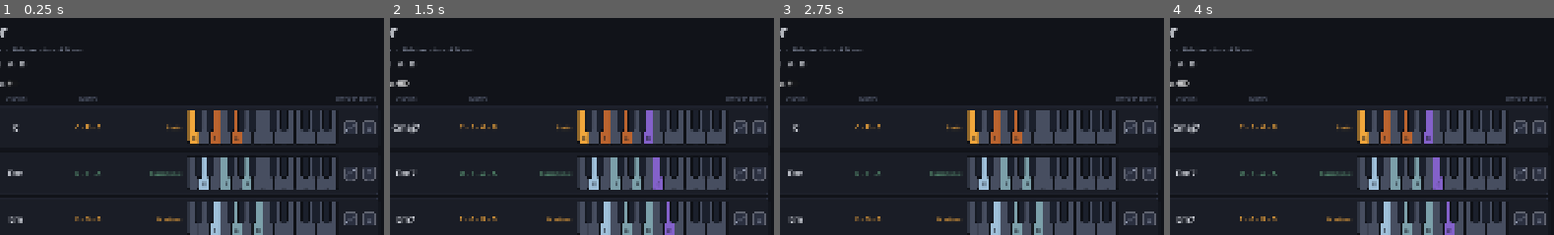
Above: before the commit, frames 1-4 (left to right).
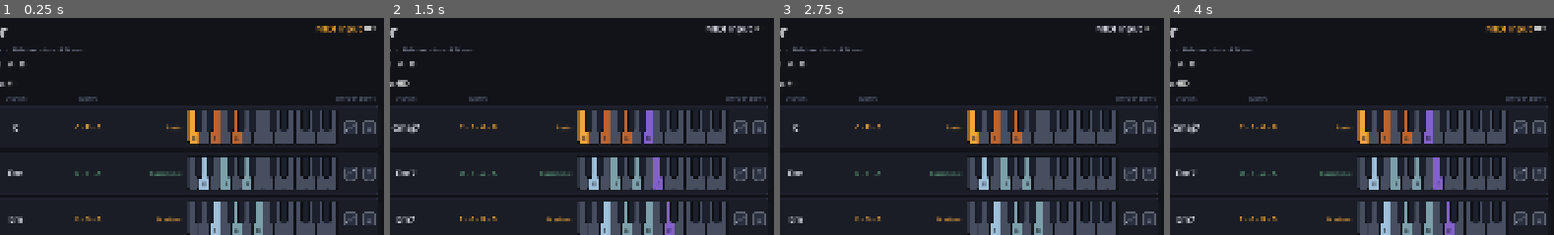
Above: after the commit, the same moments.

Repository: Square-Atom/mic
Game: Godot game, scene res://scenes/main.tscn
Same seed, same stepped clock (60 frames per second), same inputs: the game is played once before the commit and once after it.
Inputs (mouse positions are % of the whole screen's width and height, from its top left):
- Up to frame 1 (0.25 s): no input
- Up to frame 2 (1.5 s): click (54, 5) at 0.5 s, where only the run after the commit has a clickable "MIDI Input"; click "Show 7th chords" at 1.25 s
- Up to frame 3 (2.75 s): click "Show 7th chords" at 2 s
- Up to frame 4 (4 s): click (54, 5) at 2.75 s, where only the run after the commit has a clickable "MIDI Input"; click "Show 7th chords" at 3.5 s
The pictures show only the part of the screen within x 9-59%, y 3-53%; the shares and areas given below are measured in that part.

The runs differ from the first frame. In frame 1, 0.4% of the frame differs, in the area x 82-98%, y 3-7%; in frame 2, 0.3%; in frame 3, 0.3%; in frame 4, 0.4%.

Commit message:
Let a MIDI controller play the keyboards
A "MIDI Input" toggle sits in the panel's top-right corner, on by default.
While it is on, a controller triggers the on-screen keys over C4-B5.

MidiInput is an autoload that talks only to AppState, turning controller
events into the same activate_note() call the on-screen keys already make.
Nothing else in the app knows or cares where a note came from - the same
seam that absorbed the audio layer absorbed this one unchanged.

Notes outside the two displayed octaves are folded in by whole octaves
rather than dropped. A 49-key controller spans four octaves, so ignoring
them would leave most of the keyboard dead; folding keeps the pitch class,
so a C anywhere plays a C here, and only the octave is lost.

Velocity scales each voice's volume. play_stream() takes a per-voice
volume_db, so this was nearly free, and it matters because every tone is
rendered at the same peak - without it the controller feels like a
typewriter.

Held keys are outlined on EVERY row, drawn over the fill rather than
replacing it so a key that is both a chord tone and under a finger keeps its
chord colour. That turns the controller into a way of asking which chords in
the key contain the note being played.

Three details that only showed up by pushing synthetic events through the
real input path:

- A note-on with zero velocity is how many controllers send note-off, so it
  has to be treated as a release or keys stick on forever.
- Turning the toggle off clears held notes: nothing will deliver the
  note-offs once the ports close, and the highlights would stay lit.
- Ports are opened only while the toggle is on, so an idle app does not
  claim a controller another program might want.

Note-off clears the highlight but does not stop the sound - the tones are
one-shot with a fixed decay, so there is nothing to cut short.

Also folds a duplicate: the C4-B5 range was stated separately in ToneBank
and PianoKeyboard, and octave folding would have made a third copy.
MusicTheory now owns it.

Co-Authored-By: Claude Opus 5 <noreply@anthropic.com>

Diff:
--- a/project.godot
+++ b/project.godot
@@ -19,6 +19,7 @@
 
 AppState="*res://scripts/app_state.gd"
 ChordPlayer="*res://scripts/audio/chord_player.gd"
+MidiInput="*res://scripts/audio/midi_input.gd"
 
 [display]
 
--- a/scenes/chord_panel.tscn
+++ b/scenes/chord_panel.tscn
@@ -18,23 +18,39 @@
 layout_mode = 2
 theme_override_constants/separation = 8
 
-[node name="KeyTitle" type="Label" parent="Margin/VBox" unique_id=86013964]
+[node name="TopRow" type="HBoxContainer" parent="Margin/VBox"]
+layout_mode = 2
+
+[node name="KeyBlock" type="VBoxContainer" parent="Margin/VBox/TopRow"]
+layout_mode = 2
+size_flags_horizontal = 3
+theme_override_constants/separation = 8
+
+[node name="KeyTitle" type="Label" parent="Margin/VBox/TopRow/KeyBlock" unique_id=86013964]
 unique_name_in_owner = true
 layout_mode = 2
 theme_override_font_sizes/font_size = 38
 text = "C Major"
 
-[node name="KeyInfo" type="Label" parent="Margin/VBox" unique_id=939779141]
+[node name="KeyInfo" type="Label" parent="Margin/VBox/TopRow/KeyBlock" unique_id=939779141]
 unique_name_in_owner = true
 layout_mode = 2
 theme_override_font_sizes/font_size = 15
 text = "no sharps or flats"
 
-[node name="ScaleNotes" type="Label" parent="Margin/VBox" unique_id=326164906]
+[node name="ScaleNotes" type="Label" parent="Margin/VBox/TopRow/KeyBlock" unique_id=326164906]
 unique_name_in_owner = true
 layout_mode = 2
 theme_override_font_sizes/font_size = 20
 text = "C   D   E   F   G   A   B"
+
+[node name="MidiToggle" type="CheckButton" parent="Margin/VBox/TopRow"]
+unique_name_in_owner = true
+layout_mode = 2
+size_flags_vertical = 0
+theme_override_font_sizes/font_size = 22
+button_pressed = true
+text = "MIDI Input"
 
 [node name="Sep" type="HSeparator" parent="Margin/VBox" unique_id=1292688559]
 layout_mode = 2
--- a/scripts/app_state.gd
+++ b/scripts/app_state.gd
@@ -13,10 +13,16 @@
 ## Sound requests, in MIDI notes rather than pitch classes: what to play needs
 ## an octave, and the voicing is decided before it gets here.
 signal chord_activated(notes: PackedInt32Array, arpeggiate: bool)
-signal note_activated(midi: int)
+signal note_activated(midi: int, volume_db: float)
+## Which notes are being physically held down on a controller.
+signal held_notes_changed(held: Dictionary)
+signal midi_enabled_changed(enabled: bool)
 
 var selected_key: KeyDef = MusicTheory.key_at(0, KeyDef.Mode.MAJOR)
 var show_sevenths: bool = false
+var midi_enabled: bool = true
+## Used as a set: the keys are MIDI notes currently held down.
+var held_notes := {}
 
 
 ## Select a key by circle position, mode and spelling. No-ops (and stays silent)
@@ -38,8 +44,31 @@
 
 ## Ask for a single note. Emitting through AppState rather than letting the UI
 ## talk to the audio layer directly is what keeps the two unaware of each other.
-func activate_note(midi: int) -> void:
-	note_activated.emit(midi)
+func activate_note(midi: int, volume_db: float = 0.0) -> void:
+	note_activated.emit(midi, volume_db)
+
+
+## Mark a note as physically held, so the keyboards can show it pressed. This
+## is separate from activate_note: sounding a note and holding a key down are
+## different events, and only one of them repeats while you keep your finger
+## on it.
+func set_note_held(midi: int, held: bool) -> void:
+	if held:
+		held_notes[midi] = true
+	else:
+		held_notes.erase(midi)
+	held_notes_changed.emit(held_notes)
+
+
+func set_midi_enabled(enabled: bool) -> void:
+	if enabled == midi_enabled:
+		return
+	midi_enabled = enabled
+	if not enabled and not held_notes.is_empty():
+		# Nothing will send the note-offs once input is closed.
+		held_notes.clear()
+		held_notes_changed.emit(held_notes)
+	midi_enabled_changed.emit(midi_enabled)
 
 
 ## Ask for a chord, either spread out in order or struck all at once.
--- a/scripts/audio/chord_player.gd
+++ b/scripts/audio/chord_player.gd
@@ -55,10 +55,10 @@
 	_warm_next += 1
 
 
-func play_note(midi: int) -> void:
+func play_note(midi: int, volume_db: float = 0.0) -> void:
 	if _playback == null:
 		return
-	_playback.play_stream(_bank.tone_for(midi))
+	_playback.play_stream(_bank.tone_for(midi), 0.0, volume_db)
 
 
 func _on_chord_activated(notes: PackedInt32Array, arpeggiate: bool) -> void:
--- /dev/null
+++ b/scripts/audio/midi_input.gd
@@ -0,0 +1,75 @@
+extends Node
+
+## Lets a MIDI controller play the on-screen keyboards.
+##
+## Like the audio layer, this talks only to AppState: it turns controller
+## events into the same activate_note() call the on-screen keys already make,
+## so nothing else in the app knows or cares where a note came from.
+##
+## Godot's MIDI support is input only, which is all this needs. Ports are held
+## open only while the toggle is on, so an unused controller is not claimed.
+
+## Softest and loudest a struck key can sound. Every tone is rendered at the
+## same peak, so without this the controller would feel like a typewriter.
+const QUIETEST_DB := -22.0
+const LOUDEST_DB := 0.0
+## MIDI velocity is 1-127; 0 means note-off sent as a note-on.
+const MAX_VELOCITY := 127.0
+
+var _open := false
+
+
+func _ready() -> void:
+	AppState.midi_enabled_changed.connect(_on_midi_enabled_changed)
+	_set_open(AppState.midi_enabled)
+
+
+func _exit_tree() -> void:
+	_set_open(false)
+
+
+func _on_midi_enabled_changed(enabled: bool) -> void:
+	_set_open(enabled)
+
+
+func _set_open(open: bool) -> void:
+	if open == _open:
+		return
+	_open = open
+	if open:
+		OS.open_midi_inputs()
+	else:
+		OS.close_midi_inputs()
+
+
+func _input(event: InputEvent) -> void:
+	if not _open or event is not InputEventMIDI:
+		return
+	var midi := event as InputEventMIDI
+	match midi.message:
+		MIDI_MESSAGE_NOTE_ON:
+			# A note-on with zero velocity is how many controllers say note-off.
+			if midi.velocity > 0:
+				_press(midi.pitch, midi.velocity)
+			else:
+				_release(midi.pitch)
+		MIDI_MESSAGE_NOTE_OFF:
+			_release(midi.pitch)
+
+
+func _press(pitch: int, velocity: int) -> void:
+	var midi := MusicTheory.fold_into_range(pitch)
+	AppState.activate_note(midi, _velocity_db(velocity))
+	AppState.set_note_held(midi, true)
+	get_viewport().set_input_as_handled()
+
+
+func _release(pitch: int) -> void:
+	# The tones decay on their own, so a release only clears the highlight -
+	# there is no note to cut short.
+	AppState.set_note_held(MusicTheory.fold_into_range(pitch), false)
+	get_viewport().set_input_as_handled()
+
+
+func _velocity_db(velocity: int) -> float:
+	return lerpf(QUIETEST_DB, LOUDEST_DB, clampf(velocity / MAX_VELOCITY, 0.0, 1.0))
--- a/scripts/audio/tone_bank.gd
+++ b/scripts/audio/tone_bank.gd
@@ -17,9 +17,9 @@
 ## The fundamental is 34 dB down by this point, so a longer tail is inaudible
 ## and only costs render time.
 const DURATION := 1.5
-## Nothing is asked for outside this range - it is exactly what the keyboard shows.
-const LOWEST_MIDI := 60   # C4
-const HIGHEST_MIDI := 83  # B5
+## Nothing is asked for outside the app's range, which MusicTheory defines.
+const LOWEST_MIDI := MusicTheory.LOWEST_MIDI
+const HIGHEST_MIDI := MusicTheory.HIGHEST_MIDI
 
 ## Partials in the tone. Eight is safe at this mix rate: the highest note is
 ## just under 988 Hz, so its eighth harmonic stays well under the 11 kHz
--- a/scripts/theory/music_theory.gd
+++ b/scripts/theory/music_theory.gd
@@ -179,8 +179,25 @@
 	return DEGREE_FAMILIES[wrapi(chord.degree, 0, 7)]
 
 
-## MIDI note of C4, the bottom of the range the app sounds and displays.
-const VOICING_BASE_MIDI := 60
+## The range the app displays and sounds: two octaves up from C4, ending on B5.
+## Stated here so the keyboard, the tone bank and MIDI folding all agree.
+const VOICING_BASE_MIDI := 60  # C4
+const RANGE_OCTAVES := 2
+const LOWEST_MIDI := VOICING_BASE_MIDI
+const HIGHEST_MIDI := VOICING_BASE_MIDI + RANGE_OCTAVES * 12 - 1  # B5
+
+
+## Shift a note by whole octaves until it lands on the keyboard.
+##
+## A controller spans far more than two octaves, so most of it would otherwise
+## do nothing. Folding keeps the pitch class, so a C anywhere on the controller
+## lights a C here - what is lost is only which octave it was played in.
+static func fold_into_range(midi: int) -> int:
+	while midi < LOWEST_MIDI:
+		midi += 12
+	while midi > HIGHEST_MIDI:
+		midi -= 12
+	return midi
 
 
 ## The chord as MIDI notes, in root position.
--- a/scripts/ui/chord_panel.gd
+++ b/scripts/ui/chord_panel.gd
@@ -12,6 +12,7 @@
 @onready var _key_info: Label = %KeyInfo
 @onready var _scale_notes: Label = %ScaleNotes
 @onready var _sevenths_toggle: CheckButton = %SeventhsToggle
+@onready var _midi_toggle: CheckButton = %MidiToggle
 @onready var _rows_box: VBoxContainer = %Rows
 
 var _rows: Array[ChordRow] = []
@@ -38,6 +39,8 @@
 
 	_sevenths_toggle.button_pressed = AppState.show_sevenths
 	_sevenths_toggle.toggled.connect(_on_sevenths_toggled)
+	_midi_toggle.button_pressed = AppState.midi_enabled
+	_midi_toggle.toggled.connect(AppState.set_midi_enabled)
 	AppState.key_changed.connect(_on_key_changed)
 	AppState.sevenths_changed.connect(_on_sevenths_changed)
 	_refresh()
--- a/scripts/ui/chord_row.gd
+++ b/scripts/ui/chord_row.gd
@@ -42,6 +42,10 @@
 	_keyboard.key_pressed.connect(_on_keyboard_key_pressed)
 	_play_in_order.pressed.connect(_on_play_in_order)
 	_play_together.pressed.connect(_on_play_together)
+	# Every row shows the held note, which turns the controller into a way of
+	# asking "which of these chords contains the note I am playing?".
+	AppState.held_notes_changed.connect(_keyboard.set_held)
+	_keyboard.set_held(AppState.held_notes)
 	# set_chord may have been called before the node was ready; apply it now.
 	if _chord != null:
 		_apply()
--- a/scripts/ui/piano_key.gd
+++ b/scripts/ui/piano_key.gd
@@ -20,6 +20,10 @@
 
 ## Smallest legible label. Below this the text is dropped rather than drawn
 ## as an unreadable smudge - which is what happens on a narrow black key.
+## Outline drawn around a key being physically held on a controller.
+const HELD_BORDER_WIDTH := 2.5
+const HELD_INSET := 1.0
+
 const MIN_LABEL_FONT_SIZE := 8
 const LABEL_BOTTOM_MARGIN := 6.0
 
@@ -41,6 +45,15 @@
 var highlight_base: Color = Palette.ACCENT:
 	set(value):
 		highlight_base = value
+		queue_redraw()
+
+## Whether a controller key is down on this note. Independent of `_state`: a
+## key can be a chord tone and held at the same time.
+var held: bool = false:
+	set(value):
+		if value == held:
+			return
+		held = value
 		queue_redraw()
 
 var _state: int = State.NORMAL
@@ -119,6 +132,12 @@
 	var fill := _fill_color()
 	_style.bg_color = fill
 	draw_style_box(_style, Rect2(Vector2.ZERO, size))
+	if held:
+		var inset := HELD_BORDER_WIDTH * 0.5 + HELD_INSET
+		draw_rect(
+			Rect2(Vector2.ONE * inset, size - Vector2.ONE * inset * 2.0),
+			Palette.TEXT, false, HELD_BORDER_WIDTH
+		)
 	_draw_label()
 
 
--- a/scripts/ui/piano_keyboard.gd
+++ b/scripts/ui/piano_keyboard.gd
@@ -20,8 +20,8 @@
 
 signal key_pressed(midi: int)
 
-const OCTAVES := 2
-const BASE_MIDI := 60  # C4
+const OCTAVES := MusicTheory.RANGE_OCTAVES
+const BASE_MIDI := MusicTheory.LOWEST_MIDI
 ## Semitone offset of each white key within an octave.
 const WHITE_OFFSETS := [0, 2, 4, 5, 7, 9, 11]
 const WHITE_PER_OCTAVE := 7
@@ -165,3 +165,10 @@
 func clear_key_labels() -> void:
 	for key in _all_keys:
 		key.label_text = ""
+
+
+## Outline the keys currently held down, as a set of MIDI notes. Drawn over
+## whatever the key is already showing, so a held chord tone stays a chord tone.
+func set_held(notes: Dictionary) -> void:
+	for key in _all_keys:
+		key.held = notes.has(key.midi)
Not shown, added: scripts/audio/midi_input.gd.uid
